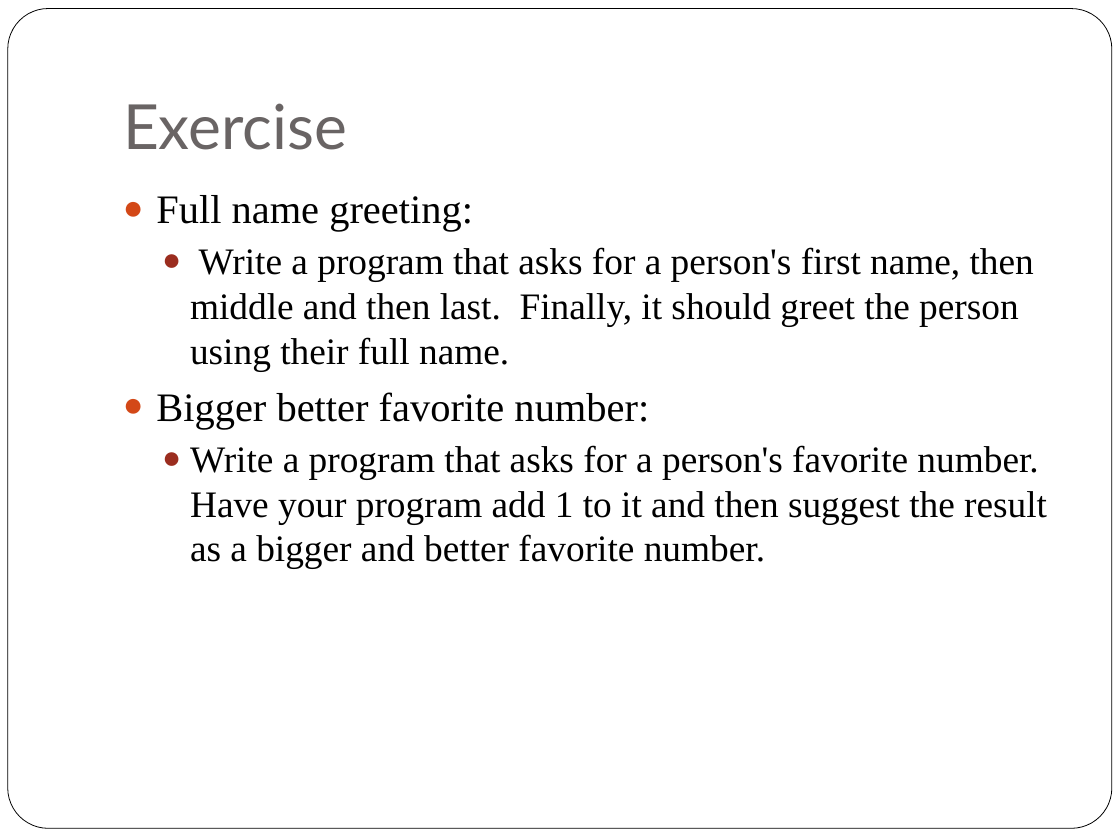
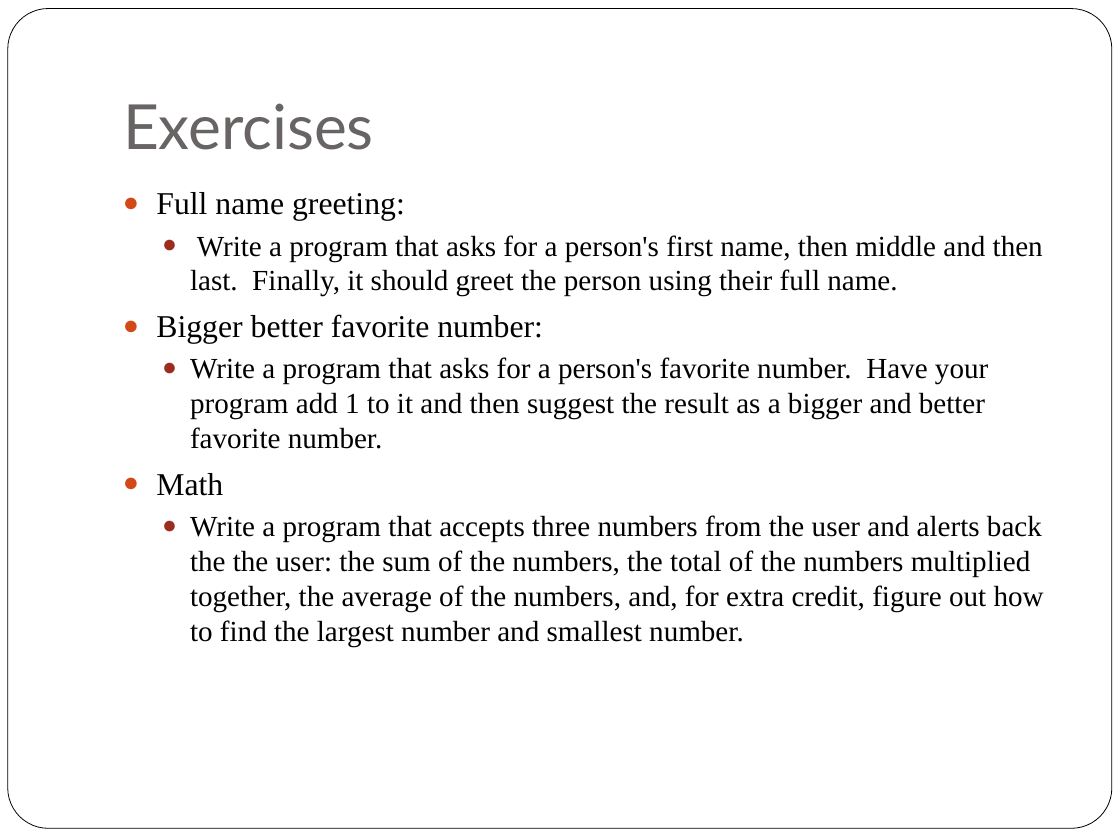
Before and after one commit to liahhansen/Learn-to-Program-Javascript, a slide deck: slide 36 of materials/SLIDES/class_one.ppt (slide 32 before the commit). Drawn at 1120x840 pixels with LibreOffice and Linux fonts; fonts in the diff are those of the drawing. Boxes give left, top, right and bottom in pixels: in the first picture for what was removed or moved away, otherwise in the second. Text is boxed around its words. In the diff, an @@ line names an element or a change of style, - is before the commit and + after.

```diff
--- a/materials/SLIDES/class_one.ppt
+++ b/materials/SLIDES/class_one.ppt
@@ title at [123,103,374,150]: text changed @@
-Exercise
+Exercises
@@ text at [156,192,1043,449]: size 26 to 20.4 pt in "Full name greeting:", "Bigger better favorite number:"; size 24 to 18.7 pt in "Write a program that asks for a ...", "Write a program that asks for a ..." @@
@@ text at [156,473,1044,646]: paragraphs added @@
+● Math
+  ● Write a program that accepts three numbers from the user and alerts back the the user: the sum of the numbers, the total of the numbers multiplied together, the average of the numbers, and, for extra credit, figure out how to find the largest number and smallest number.
```
Also in this commit, not shown: 3 other slides changed, 4 slides added, 1 slide removed, 6 other files.
